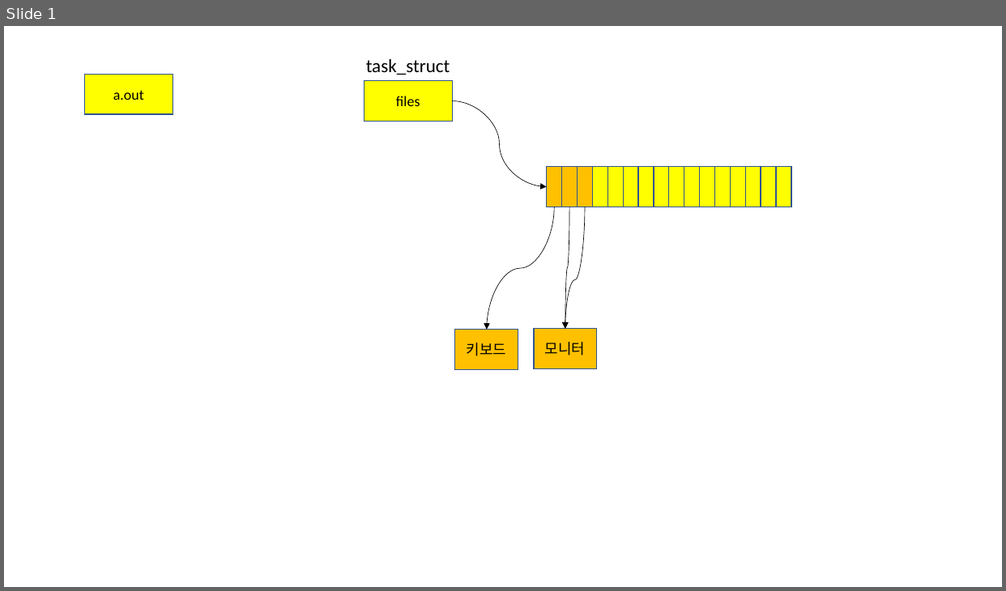
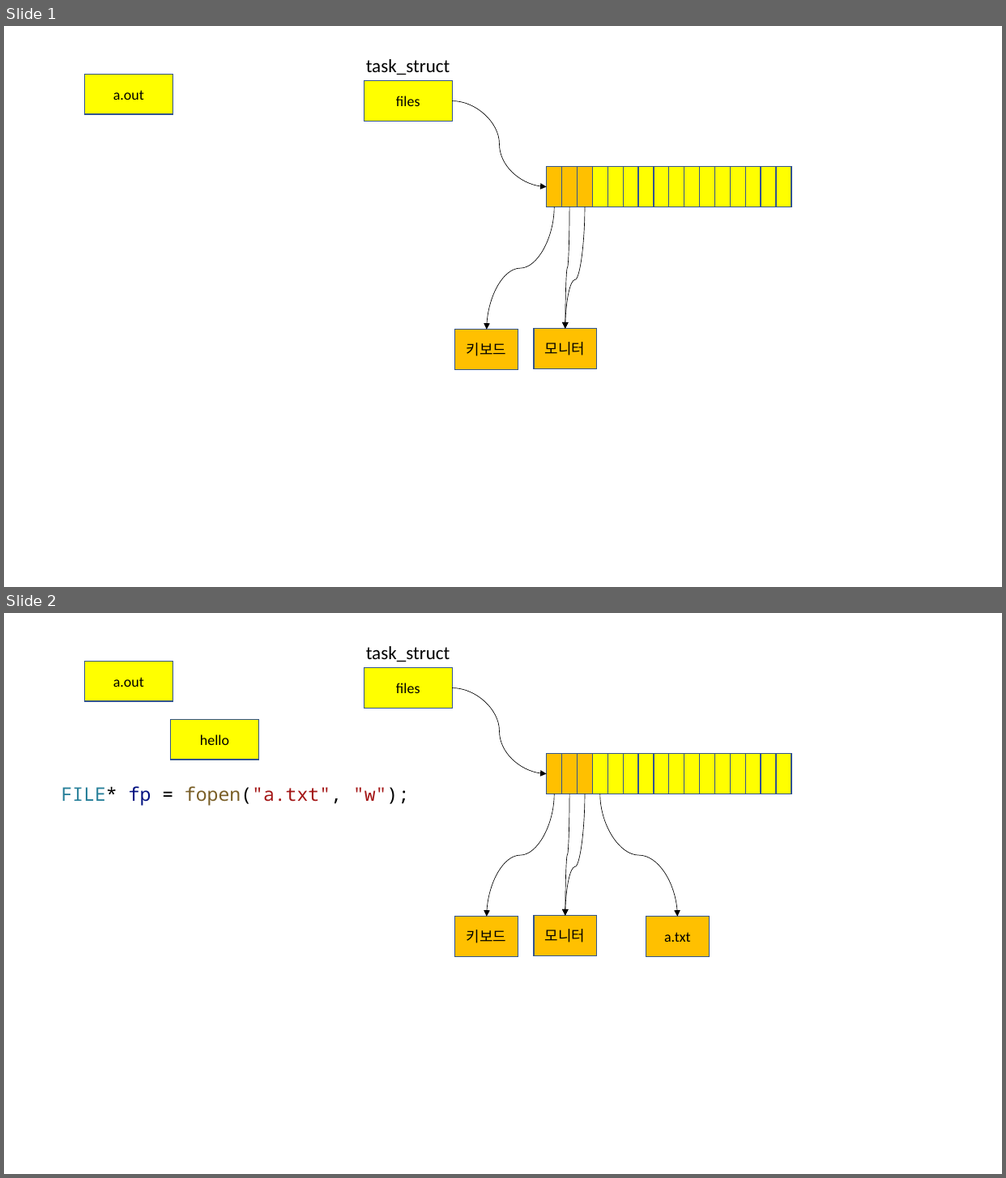
Before and after one commit to yoondev-classroom/hyundai_220510, a slide deck: 220510.pptx. Shown one above the other, each under a label of ours: slide 1 before the commit, slides 1 and 2 after it. The pictures are 1006x591 and 1006x1178 pixels, drawn with LibreOffice and Linux fonts; fonts in the diff are those of the drawing. Boxes give left, top, right and bottom in pixels: in the first picture for what was removed or moved away, otherwise in the second. Text is boxed around its words. In the diff, an @@ line names an element or a change of style, - is before the commit and + after.

```diff
--- a/220510.pptx
+++ b/220510.pptx
@@ slide 2 added at box(4, 613, 1002, 1174), background #FFFFFF @@
@@ rectangle added at box(85, 661, 173, 701), fill #FFFF00, outline #325491 1 pt, 14 pt, text #000000 @@
+a.out
@@ text added at box(366, 646, 450, 662), 18 pt, text #000000 @@
+task_struct
@@ rectangle added at box(364, 667, 453, 708), fill #FFFF00, outline #325491 1 pt, 14 pt, text #000000 @@
+files
@@ curved arrow added from (453, 688) to (547, 774), #000000 0.5 pt @@
@@ rectangle added at box(170, 719, 258, 760), fill #FFFF00, outline #325491 1 pt, 14 pt, text #000000 @@
+hello
@@ rectangle added at box(547, 754, 562, 794), fill #FFC000, outline #325491 1 pt @@
@@ rectangle added at box(562, 754, 577, 794), fill #FFC000, outline #325491 1 pt @@
@@ rectangle added at box(577, 754, 592, 794), fill #FFC000, outline #325491 1 pt @@
@@ rectangle added at box(592, 754, 607, 794), fill #FFFF00, outline #325491 1 pt @@
@@ rectangle added at box(608, 754, 623, 794), fill #FFFF00, outline #325491 1 pt @@
@@ rectangle added at box(623, 754, 638, 794), fill #FFFF00, outline #325491 1 pt @@
@@ rectangle added at box(638, 754, 653, 794), fill #FFFF00, outline #325491 1 pt @@
@@ rectangle added at box(654, 754, 669, 794), fill #FFFF00, outline #325491 1 pt @@
@@ rectangle added at box(669, 754, 684, 794), fill #FFFF00, outline #325491 1 pt @@
@@ rectangle added at box(684, 754, 700, 794), fill #FFFF00, outline #325491 1 pt @@
@@ rectangle added at box(700, 754, 714, 794), fill #FFFF00, outline #325491 1 pt @@
@@ rectangle added at box(715, 754, 731, 794), fill #FFFF00, outline #325491 1 pt @@
@@ rectangle added at box(731, 754, 745, 794), fill #FFFF00, outline #325491 1 pt @@
@@ rectangle added at box(746, 754, 761, 794), fill #FFFF00, outline #325491 1 pt @@
@@ rectangle added at box(761, 754, 776, 794), fill #FFFF00, outline #325491 1 pt @@
@@ rectangle added at box(776, 754, 791, 794), fill #FFFF00, outline #325491 1 pt @@
@@ text added at box(62, 786, 409, 806), 18 pt, text #A31515 @@
+FILE* fp = fopen("a.txt", "w");
@@ curved arrow added from (554, 794) to (487, 917), #000000 0.5 pt @@
@@ curved arrow added from (570, 794) to (565, 915), #000000 0.5 pt @@
@@ curved arrow added from (585, 794) to (565, 915), #000000 0.5 pt @@
@@ curved arrow added from (600, 794) to (678, 917), #000000 0.5 pt @@
@@ rectangle added at box(455, 917, 518, 957), fill #FFC000, outline #325491 1 pt, 14 pt, text #000000 @@
+키보드
@@ rectangle added at box(534, 915, 597, 956), fill #FFC000, outline #325491 1 pt, 14 pt, text #000000 @@
+모니터
@@ rectangle added at box(646, 917, 710, 957), fill #FFC000, outline #325491 1 pt, 14 pt, text #000000 @@
+a.txt
```
Also in this commit, not shown: 1 other slide added, 1 other file.
